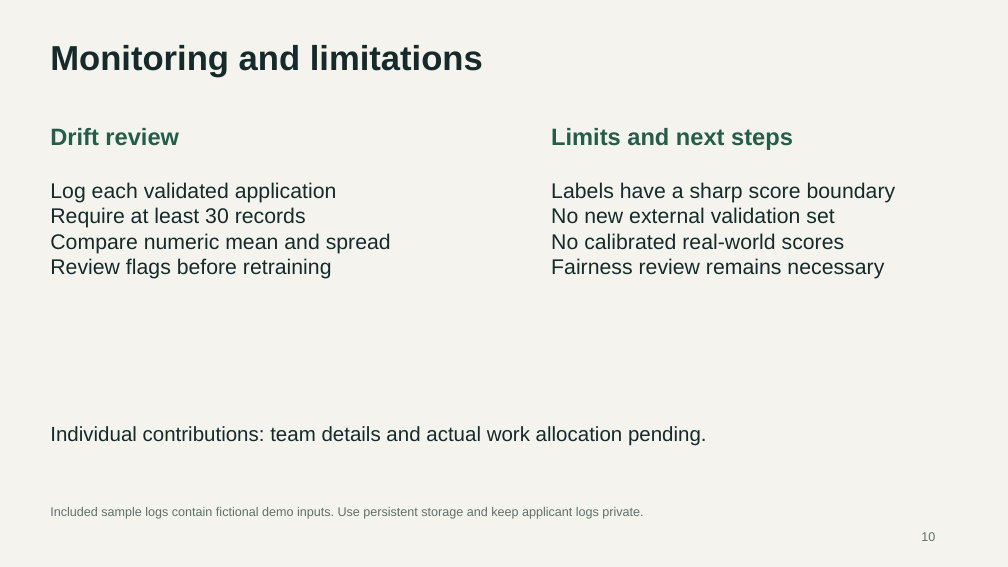
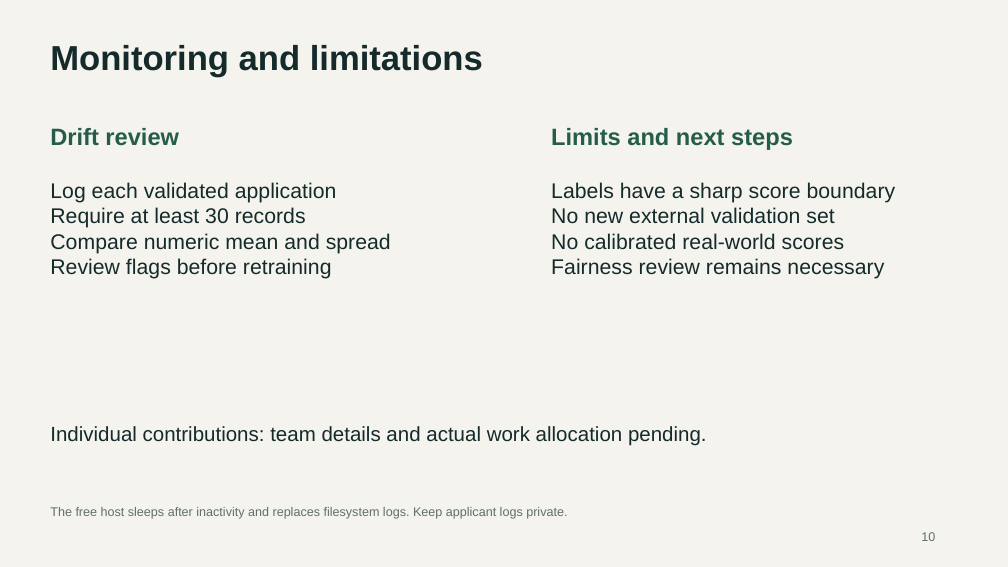
Before and after one commit to Puneet-gulia/loan-approval-mlops, a slide deck: slide 10 of docs/Loan_Approval_Presentation.pptx. Drawn at 1008x567 pixels with LibreOffice and Linux fonts; fonts in the diff are those of the drawing. Boxes give left, top, right and bottom in pixels: in the first picture for what was removed or moved away, otherwise in the second. Text is boxed around its words. In the diff, an @@ line names an element or a change of style, - is before the commit and + after.

```diff
--- a/docs/Loan_Approval_Presentation.pptx
+++ b/docs/Loan_Approval_Presentation.pptx
@@ text at (50,507,567,519): text changed @@
-Included sample logs contain fictional demo inputs. Use persistent storage and keep applicant logs private.
+The free host sleeps after inactivity and replaces filesystem logs. Keep applicant logs private.
```
Also in this commit, not shown: 3 other slides changed, 1 slide added, 1 slide removed, 1 other file.
